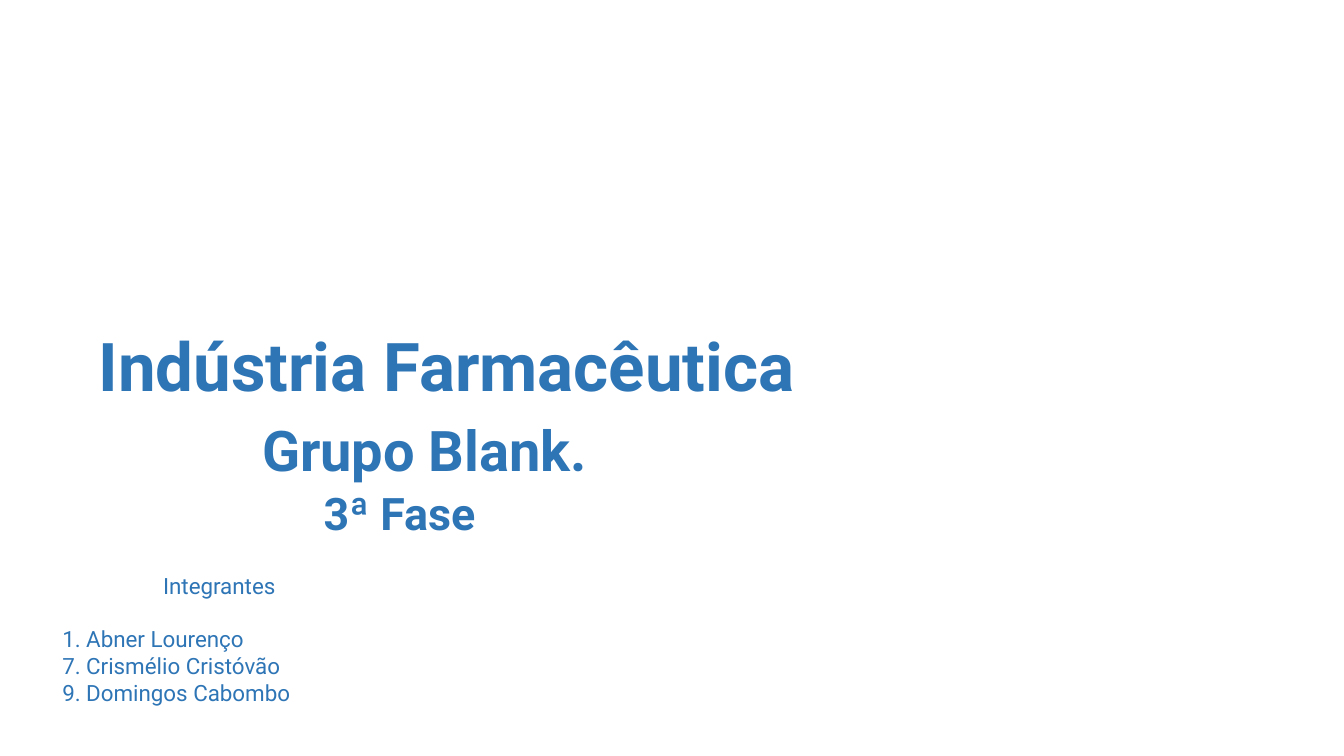
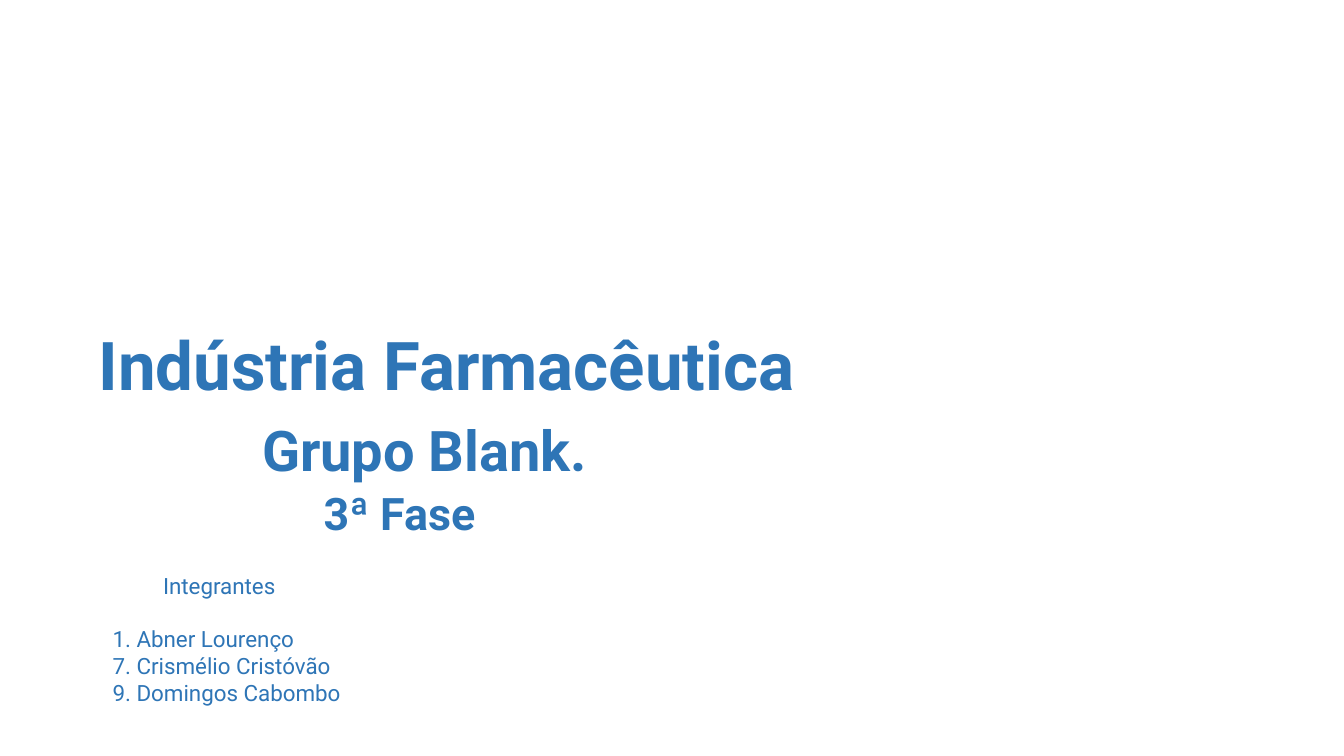
Before and after one commit to jedin01/tumbadas, a slide deck: slide 1 of projeto_coletivo/M_5_Fase3.pptx. Drawn at 1344x756 pixels with LibreOffice and Linux fonts; fonts in the diff are those of the drawing; background and template pictures are left out. Boxes give left, top, right and bottom in pixels: in the first picture for what was removed or moved away, otherwise in the second. Text is boxed around its words. In the diff, an @@ line names an element or a change of style, - is before the commit and + after.

Commit message:
abnerLouren

```diff
--- a/projeto_coletivo/M_5_Fase3.pptx
+++ b/projeto_coletivo/M_5_Fase3.pptx
@@ text "Integrantes" at box(113, 578, 341, 706): list level 2 to 1 in "Integrantes" @@
```
Also in this commit, not shown: 26 other slides changed, 1 other file.
